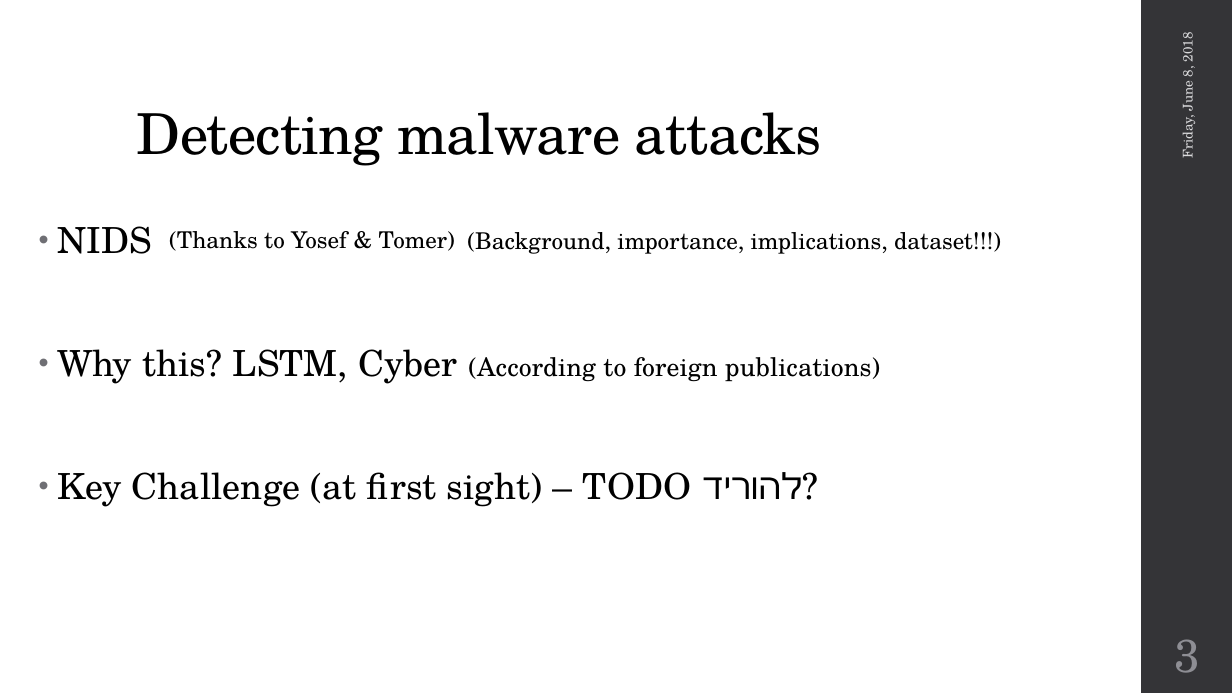
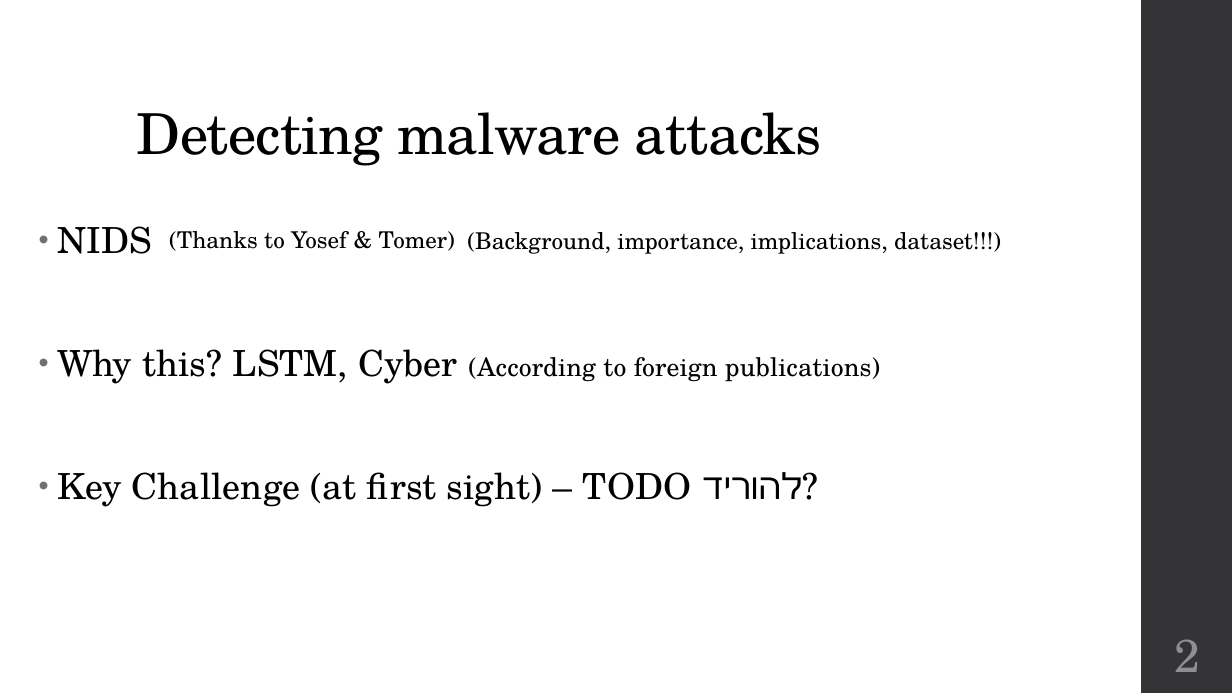
Before and after one commit to omerza/AnomalyDetection, a slide deck: slide 2 of omer_aryeh.pptx (slide 3 before the commit). Drawn at 1232x693 pixels with LibreOffice and Linux fonts; fonts in the diff are those of the drawing; background and template pictures are left out. Boxes give left, top, right and bottom in pixels: in the first picture for what was removed or moved away, otherwise in the second. Text is boxed around its words. In the diff, an @@ line names an element or a change of style, - is before the commit and + after.

```diff
--- a/omer_aryeh.pptx
+++ b/omer_aryeh.pptx
@@ text removed at (1177,35,1197,158) @@
-Friday, June 8, 2018
@@ page number at (1174,639,1200,672): text changed @@
-3
+2
```
Also in this commit, not shown: 4 other slides changed, 6 slides added, 4 slides removed.
